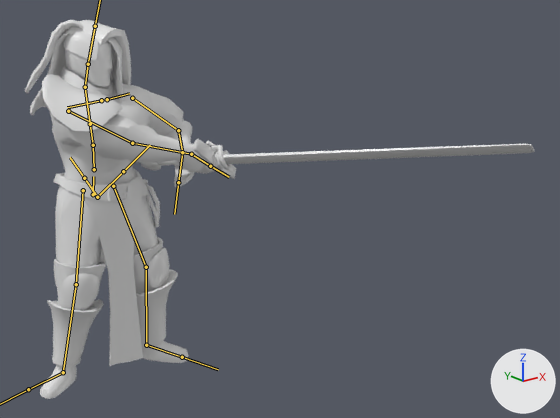
The FBX model Assets/Resources/Animations/Tiana/TianaBasico.fbx, before and after one commit.
Before and after are seen from a camera (50 mm lens) standing at (-7.56, -16.23, 9.63) and looking at (2.12, -4.13, 4.79). Every picture has the same lights, and +X, +Y and +Z are marked at lower right. Both versions are drawn at frame 49 of the action 'Scene'; the numbers are the values there. The bones that bend it are drawn over the model as lines.

The first picture shows 'Brazal'.
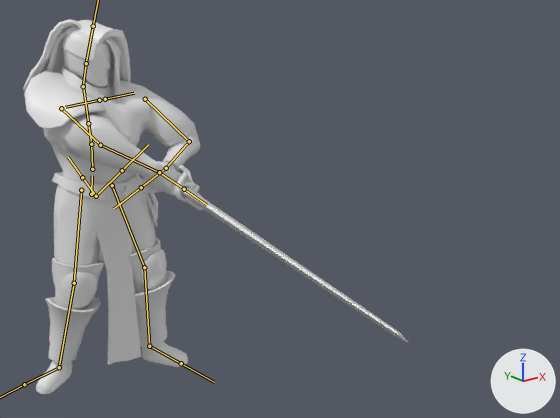
Diff of the bpy script that builds the scene:
```diff
--- a/Assets/Resources/Animations/Tiana/TianaBasico.fbx.py
+++ b/Assets/Resources/Animations/Tiana/TianaBasico.fbx.py
@@ bone_spine @@
 bone_spine = bpy.data.objects['metarig'].pose.bones['spine']
-bone_spine.location = (0.0, 0.012, 0.046)
+bone_spine.location = (0.0, 0.007, 0.027)
@@ bone_spine_006 @@
 bone_spine_006 = bpy.data.objects['metarig'].pose.bones['spine.006']  # child of 'spine.004'
-bone_spine_006.rotation_quaternion = (0.973, 0.138, 0.185, -0.024)  # degrees (16, 22, 0)
+bone_spine_006.rotation_quaternion = (0.976, 0.143, 0.161, -0.021)  # degrees (17, 19, 0)
@@ bone_shoulder_l @@
 bone_shoulder_l = bpy.data.objects['metarig'].pose.bones['shoulder.L']  # child of 'spine.003'
-bone_shoulder_l.rotation_quaternion = (0.988, -0.007, -0.001, -0.157)  # degrees (-1, 0, -18)
+bone_shoulder_l.rotation_quaternion = (0.964, -0.004, -0.018, -0.266)  # degrees (0, -2, -31)
@@ bone_upper_arm_l @@
 bone_upper_arm_l = bpy.data.objects['metarig'].pose.bones['upper_arm.L']  # child of 'shoulder.L'
-bone_upper_arm_l.location = (-0.001, 0.004, 0.01)
-bone_upper_arm_l.rotation_quaternion = (0.924, 0.073, -0.375, 0.011)  # degrees (10, -44, -3)
+bone_upper_arm_l.location = (-0.011, 0.013, 0.085)
+bone_upper_arm_l.rotation_quaternion = (0.993, 0.047, 0.093, -0.057)  # degrees (5, 11, -6)
@@ bone_forearm_l @@
 bone_forearm_l = bpy.data.objects['metarig'].pose.bones['forearm.L']  # child of 'upper_arm.L'
-bone_forearm_l.rotation_quaternion = (0.59, 0.591, 0.376, -0.401)  # degrees (87, 67, -4)
+bone_forearm_l.rotation_quaternion = (0.698, 0.66, 0.178, -0.211)  # degrees (86, 32, -4)
@@ bone_hand_l @@
 bone_hand_l = bpy.data.objects['metarig'].pose.bones['hand.L']  # child of 'forearm.L'
-bone_hand_l.rotation_quaternion = (0.951, -0.058, -0.188, -0.238)  # degrees (-1, -23, -28)
+bone_hand_l.rotation_quaternion = (0.971, 0.055, -0.176, -0.151)  # degrees (10, -19, -19)
@@ bone_shoulder_r @@
 bone_shoulder_r = bpy.data.objects['metarig'].pose.bones['shoulder.R']  # child of 'spine.003'
-bone_shoulder_r.rotation_quaternion = (0.977, -0.005, -0.007, 0.212)  # degrees (-1, -1, 25)
+bone_shoulder_r.rotation_quaternion = (0.977, -0.012, 0.009, 0.211)  # degrees (-1, 1, 24)
@@ bone_upper_arm_r @@
 bone_upper_arm_r = bpy.data.objects['metarig'].pose.bones['upper_arm.R']  # child of 'shoulder.R'
-bone_upper_arm_r.location = (-0.002, -0.004, -0.005)
-bone_upper_arm_r.rotation_quaternion = (0.632, 0.657, -0.403, -0.083)  # degrees (102, -24, -44)
+bone_upper_arm_r.location = (-0.029, -0.032, -0.065)
+bone_upper_arm_r.rotation_quaternion = (0.829, 0.475, -0.265, -0.13)  # degrees (65, -18, -30)
@@ bone_forearm_r @@
 bone_forearm_r = bpy.data.objects['metarig'].pose.bones['forearm.R']  # child of 'upper_arm.R'
-bone_forearm_r.rotation_quaternion = (0.953, 0.084, -0.264, -0.124)  # degrees (15, -29, -19)
+bone_forearm_r.rotation_quaternion = (0.945, 0.278, -0.164, 0.051)  # degrees (33, -20, 0)
@@ bone_hand_r @@
 bone_hand_r = bpy.data.objects['metarig'].pose.bones['hand.R']  # child of 'forearm.R'
-bone_hand_r.rotation_quaternion = (0.735, 0.158, 0.607, 0.258)  # degrees (69, 54, 77)
+bone_hand_r.rotation_quaternion = (0.789, 0.068, 0.577, 0.201)  # degrees (46, 62, 57)
@@ bone_thigh_l @@
 bone_thigh_l = bpy.data.objects['metarig'].pose.bones['thigh.L']  # child of 'spine'
-bone_thigh_l.rotation_quaternion = (0.97, -0.045, -0.238, -0.024)  # degrees (-5, -28, -2)
+bone_thigh_l.rotation_quaternion = (0.986, -0.061, -0.157, -0.012)  # degrees (-7, -18, 0)
@@ bone_shin_l @@
 bone_shin_l = bpy.data.objects['metarig'].pose.bones['shin.L']  # child of 'thigh.L'
-bone_shin_l.rotation_quaternion = (0.99, 0.136, 0.038, 0.001)  # degrees (16, 4, 1)
+bone_shin_l.rotation_quaternion = (0.992, 0.125, 0.03, -0.001)  # degrees (14, 3, 0)
@@ bone_shin_r @@
 bone_shin_r = bpy.data.objects['metarig'].pose.bones['shin.R']  # child of 'thigh.R'
-bone_shin_r.rotation_quaternion = (0.998, 0.067, -0.007, 0.019)  # degrees (8, -1, 2)
+bone_shin_r.rotation_quaternion = (0.996, 0.09, -0.012, 0.025)  # degrees (10, -2, 3)
```

Boxes (x1, y1, x2, y2) around the edits, measured in the pictures (560 x 418 px):
'Brazal', posed (24% narrower): before (25, 20, 535, 399); after (23, 19, 408, 394)
bone 'spine', root to tip: before (93, 194) to (93, 176); after (91, 194) to (92, 175)
bone 'spine.006', root to tip: before (88, 64) to (95, 26); after (86, 63) to (93, 26)
bone 'shoulder.L', root to tip: before (107, 99) to (129, 93); after (105, 99) to (134, 93)
bone 'upper_arm.L', root to tip: before (132, 98) to (178, 130); after (145, 99) to (189, 141)
bone 'forearm.L', root to tip: before (178, 130) to (182, 152); after (189, 141) to (166, 168)
bone 'hand.L', root to tip: before (182, 152) to (178, 182); after (166, 168) to (141, 187)
bone 'shoulder.R', root to tip: before (101, 100) to (67, 107); after (99, 100) to (65, 107)
bone 'upper_arm.R', root to tip: before (68, 111) to (132, 143); after (61, 108) to (100, 145)
bone 'forearm.R', root to tip: before (132, 143) to (191, 154); after (100, 145) to (159, 172)
bone 'hand.R', root to tip: before (191, 154) to (210, 166); after (159, 172) to (184, 189)
bone 'thigh.L', root to tip: before (113, 186) to (146, 267); after (112, 185) to (144, 267)
bone 'shin.L', root to tip: before (146, 267) to (146, 345); after (144, 267) to (149, 346)
bone 'shin.R', root to tip: before (76, 284) to (63, 372); after (74, 283) to (59, 367)
